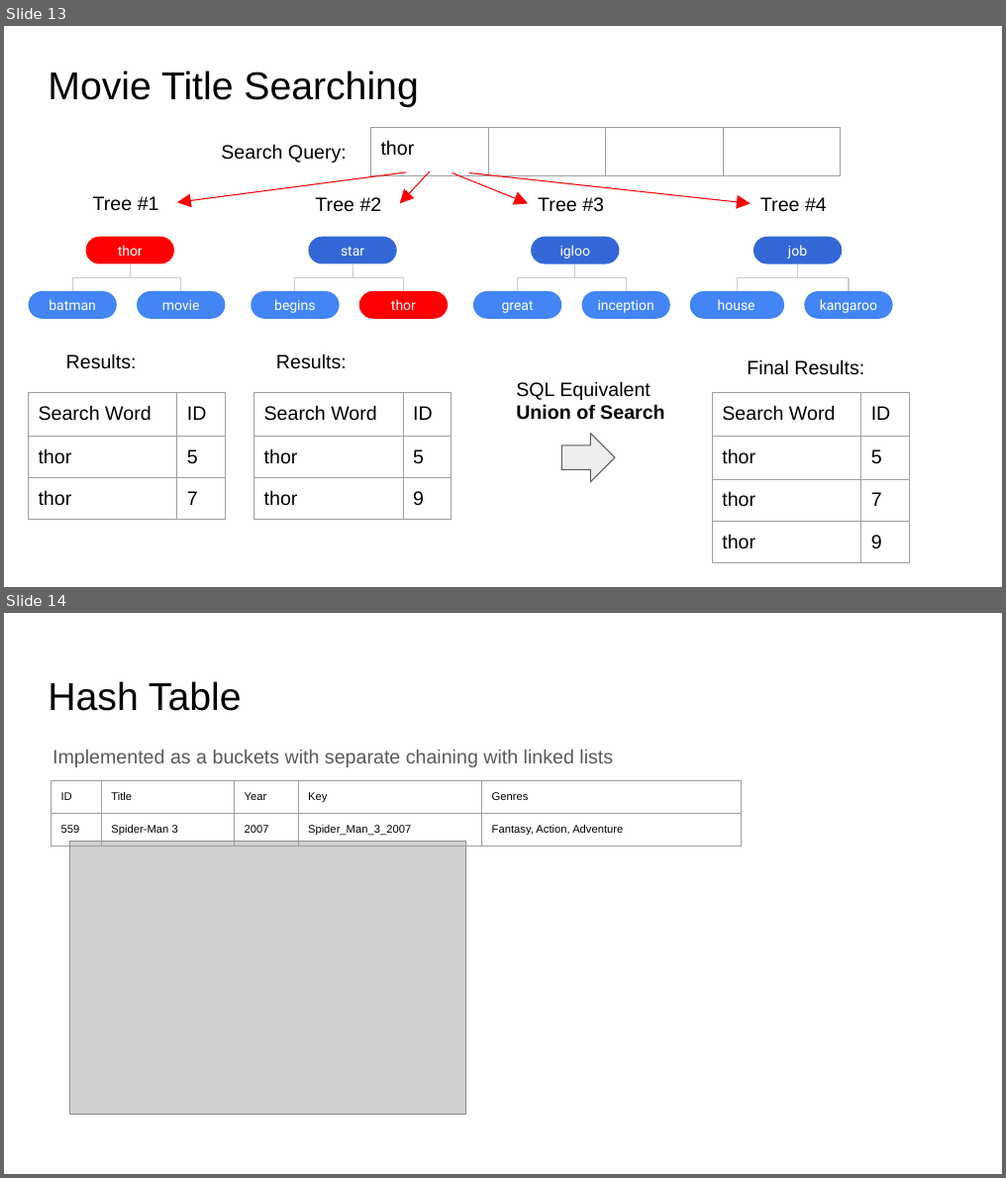
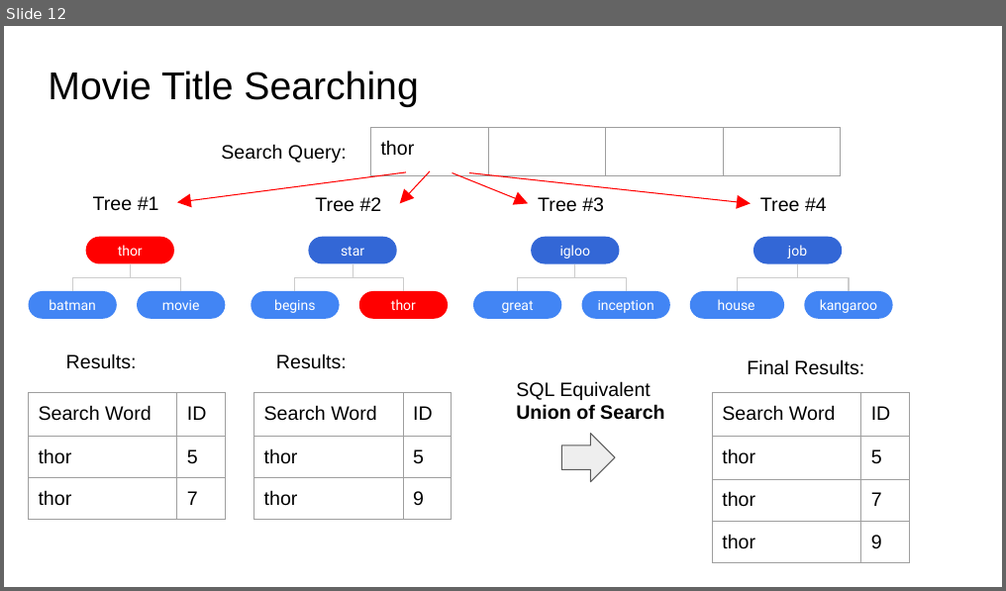
Before and after one commit to CIS22CGroup/CIS_22C_Final_Project_Movie_Database, a slide deck: Team_BL_AT_MW_AM/presentation/CIS22C Movie Database.pptx. Shown one above the other, each under a label of ours: slides 13 and 14 before the commit, slide 12 after it. The pictures are 1006x1178 and 1006x591 pixels, drawn with LibreOffice and Linux fonts; fonts in the diff are those of the drawing; grey boxes stand for pictures. Boxes give left, top, right and bottom in pixels: in the first picture for what was removed or moved away, otherwise in the second. Text is boxed around its words. In the diff, an @@ line names an element or a change of style, - is before the commit and + after.

```diff
--- a/Team_BL_AT_MW_AM/presentation/CIS22C Movie Database.pptx
+++ b/Team_BL_AT_MW_AM/presentation/CIS22C Movie Database.pptx
@@ slide 14 removed at bbox=[4, 613, 1002, 1174], background #FFFFFF @@
@@ title removed at bbox=[48, 681, 242, 711] @@
-Hash Table
@@ text removed at bbox=[53, 750, 613, 767] @@
-Implemented as a buckets with separate chaining with linked lists
@@ table removed at bbox=[51, 780, 741, 1108], 2 rows, 5 columns @@
-ID | Title | Year | Key | Genres
-559 | Spider-Man 3 | 2007 | Spider_Man_3_2007 | Fantasy, Action, Adventure
@@ picture removed at bbox=[70, 842, 466, 1115] @@
@@ what was slide 13 is now slide 12 @@
```
Also in this commit, not shown: 3 slides changed, 3 slides added, 2 other slides removed, 8 other files.
